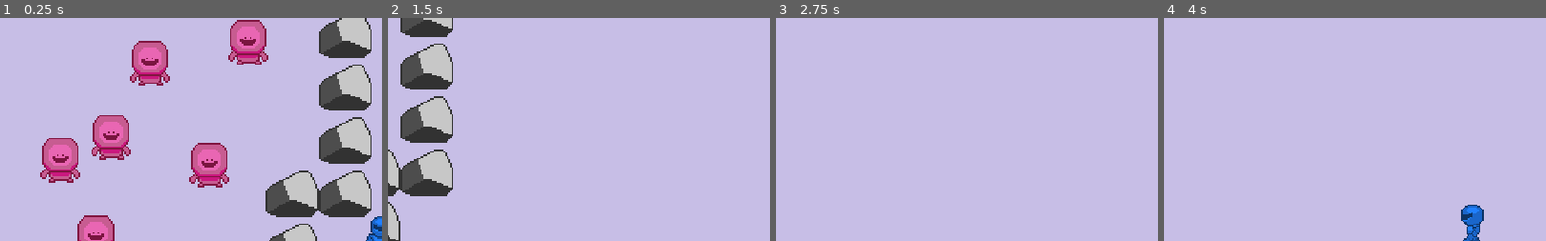
Above: before the commit, frames 1-4 (left to right).
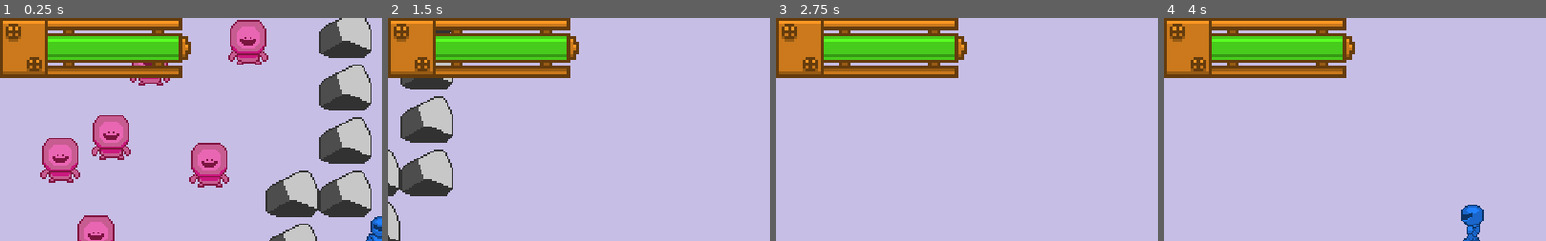
Above: after the commit, the same moments.

Repository: FREQ-E/Hanno
Game: Godot game, scene res://levels/test/test.tscn
Same seed, same stepped clock (60 frames per second), same inputs: the game is played once before the commit and once after it.
Inputs:
- Up to frame 1 (0.25 s): no input
- Up to frame 2 (1.5 s): hold D (move right) 0.53-1.28 s; hold Space (sprint) 0.53-1.28 s; hold S (move down) from 1.28 s (still down); tap Space (sprint) at 1.35 s
- Up to frame 3 (2.75 s): release S (move down) at 2.03 s; hold D (move right) from 2.03 s (still down); hold Space (sprint) from 2.03 s (still down)
- Up to frame 4 (4 s): release D (move right) at 2.78 s; release Space (sprint) at 2.78 s; hold W (move up) 2.78-3.53 s; tap Space (sprint) at 2.85 s; hold A (move left) from 3.53 s (still down); hold Space (sprint) from 3.53 s (still down)
The pictures show only the part of the screen within x 0-50%, y 0-50%; the shares and areas given below are measured in that part.

The runs differ from the first frame. In frame 1, 12% of the frame differs, in the area x 0-50%, y 0-27%; in frame 2, 12%; in frame 3, 12%; in frame 4, 12%.

Commit message:
health bar added

Diff:
--- a/actors/player1/player1.tscn
+++ b/actors/player1/player1.tscn
@@ -7,6 +7,7 @@
 [ext_resource path="res://actors/character_animator.gd" type="Script" id=5]
 [ext_resource path="res://actors/player1/Front-Sheet.png" type="Texture" id=6]
 [ext_resource path="res://actors/player1/Back-Sheet.png" type="Texture" id=7]
+[ext_resource path="res://actors/ui1/ui1.tscn" type="PackedScene" id=8]
 
 [sub_resource type="AtlasTexture" id=1]
 atlas = ExtResource( 6 )
@@ -86,7 +87,7 @@
 scale = Vector2( 3, 3 )
 frames = SubResource( 13 )
 animation = "walk_down"
-frame = 3
+frame = 1
 playing = true
 script = ExtResource( 5 )
 
@@ -102,3 +103,5 @@
 [node name="NodeFlag" type="Node" parent="."]
 script = ExtResource( 3 )
 property_name = "player"
+
+[node name="CanvasLayer" parent="." instance=ExtResource( 8 )]
--- /dev/null
+++ b/actors/ui1/ui1.tscn
@@ -0,0 +1,55 @@
+[gd_scene load_steps=4 format=2]
+
+[ext_resource path="res://actors/ui1/Health Shell.png" type="Texture" id=1]
+[ext_resource path="res://actors/ui1/Health Bar.png" type="Texture" id=2]
+
+[sub_resource type="GDScript" id=1]
+script/source = "# This is a built in script for the health bar
+# built in because its dead simple and doesnt need to be used elsewhere
+# max value should always be one; Change the step
+extends TextureProgress
+
+
+var health_source: Damageable
+
+
+# Called when the node enters the scene tree for the first time.
+func _ready():
+	if is_instance_valid(GlobalData.player):
+		yield(GlobalData, \"player_changed\")
+
+	health_source = GlobalData.player.get_node(\"Damageable\")
+	health_source.connect(\"healed\", self, \"update_progress\")
+	health_source.connect(\"damaged\", self, \"update_progress\")
+	update_progress(null)
+
+
+func update_progress(_value) -> void:
+	value = health_source.health / health_source.max_health
+"
+
+[node name="CanvasLayer" type="CanvasLayer"]
+
+[node name="TextureRect" type="TextureRect" parent="."]
+margin_top = -24.1602
+margin_right = 64.0
+margin_bottom = 15.8398
+rect_scale = Vector2( 4, 4 )
+texture = ExtResource( 1 )
+__meta__ = {
+"_edit_use_anchors_": false
+}
+
+[node name="TextureProgress" type="TextureProgress" parent="TextureRect"]
+margin_left = 15.5563
+margin_top = 11.6231
+margin_right = 59.5564
+margin_bottom = 51.6231
+max_value = 1.0
+step = 0.1
+value = 1.0
+texture_progress = ExtResource( 2 )
+script = SubResource( 1 )
+__meta__ = {
+"_edit_use_anchors_": false
+}
Not shown: 1 places in actors/player1/player1.tscn that only renumber resources
Binary file added: actors/ui1/Health Bar.png
Not shown, added: actors/ui1/Health Bar.png.import
Binary file added: actors/ui1/Health Shell.png
Not shown, added: actors/ui1/Health Shell.png.import
